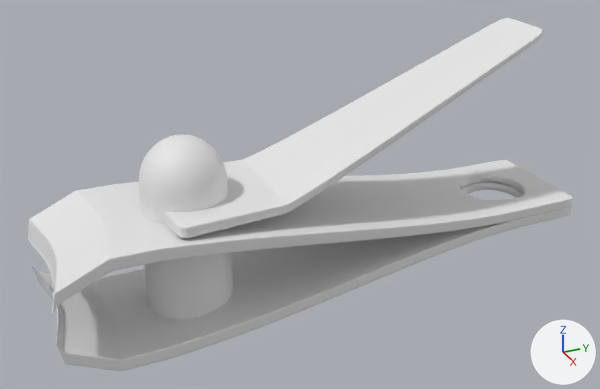
Two versions of the Blender file Models/NailCutter.blend, one commit apart.
Both versions are drawn from a camera (50 mm lens) standing at (9.18, -3.91, 5.1) and looking at (-0.01, 0.22, 0.51). Lighting does not change. The marker at lower right points along +X, +Y and +Z.
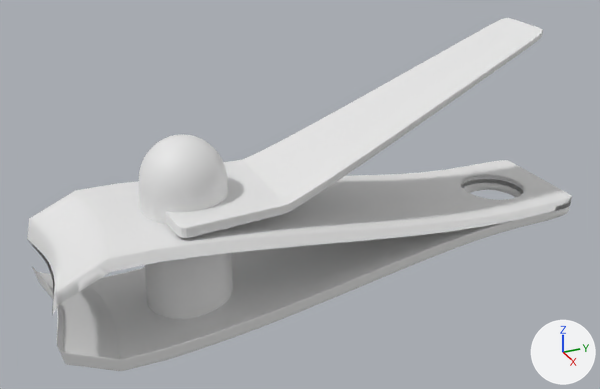
Boxes [x1, y1, x2, y2] around the edits, measured in the pictures (600 x 389 px):
'Cube.000', modifiers changed
    before: [27, 160, 573, 315]
    after: [27, 160, 572, 315]

Patch to the scene script:
```diff
--- a/Models/NailCutter.blend.py
+++ b/Models/NailCutter.blend.py
@@ ob_cube_000 @@
 ob_cube_000.scale = (1.0, 3.35, 0.084)
-_m = ob_cube_000.modifiers.new('Subsurf', 'SUBSURF')
-_m.levels = 2
-_m.render_levels = 4
```
